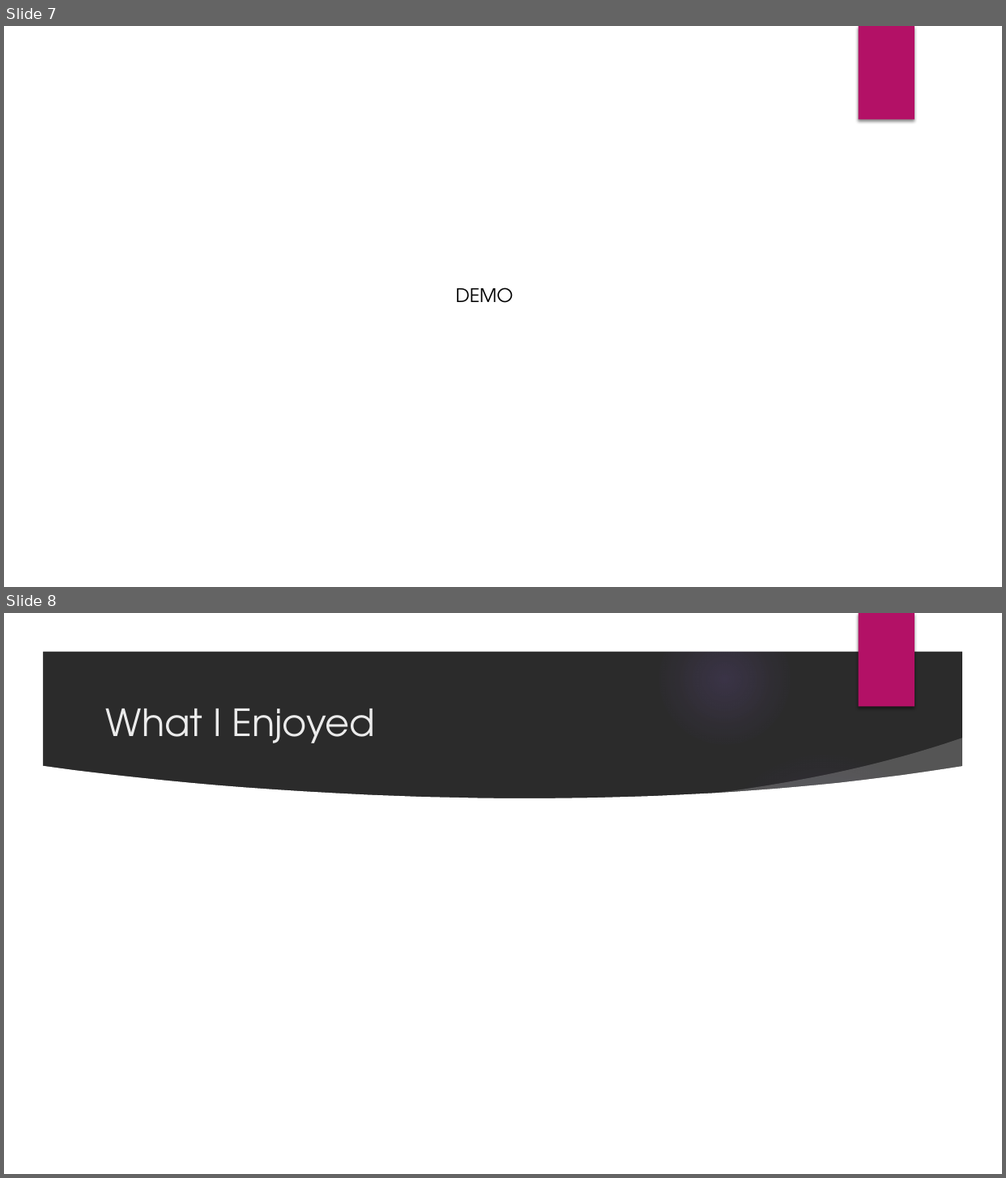
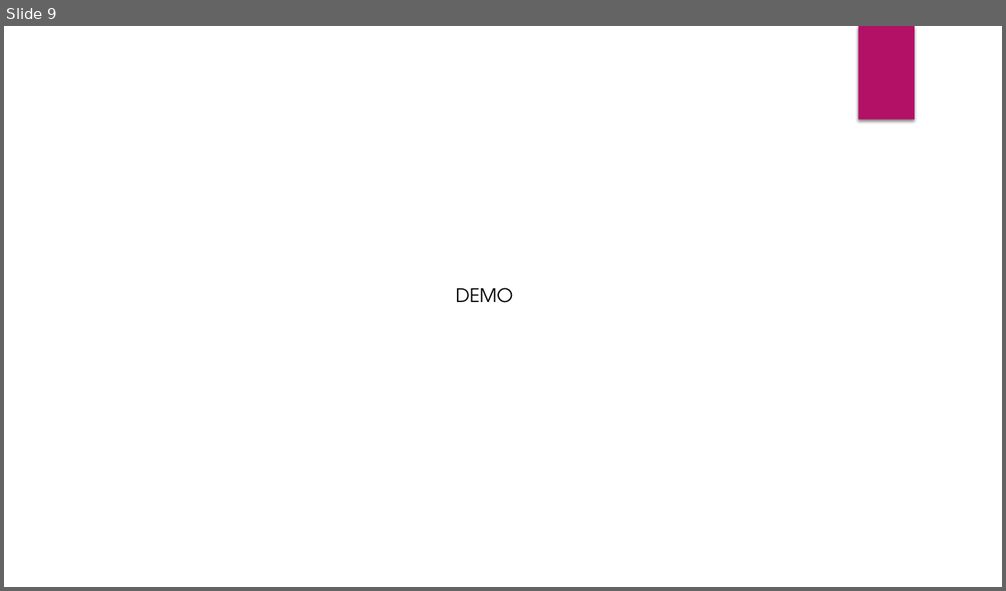
Before and after one commit to angelinalblyth/CodeClan-Gym-Project, a slide deck: Planning/Presenation.pptx. Shown one above the other, each under a label of ours: slides 7 and 8 before the commit, slide 9 after it. The pictures are 1006x1178 and 1006x591 pixels, drawn with LibreOffice and Linux fonts; fonts in the diff are those of the drawing; background and template pictures are left out; a plain dark background stands for a picture behind light text. Boxes give left, top, right and bottom in pixels: in the first picture for what was removed or moved away, otherwise in the second. Text is boxed around its words. In the diff, an @@ line names an element or a change of style, - is before the commit and + after.

```diff
--- a/Planning/Presenation.pptx
+++ b/Planning/Presenation.pptx
@@ slide 8 removed at <box>4,613,1002,1174</box>, background picture (left out); not listed: 1 template element that a slide beside it also shows @@
@@ group removed at <box>4,613,1002,1174</box>: 5 ellipses, 3 freeform shapes @@
@@ title removed at <box>106,709,376,743</box> @@
-What I Enjoyed
@@ what was slide 7 is now slide 9 @@
```
Also in this commit, not shown: 1 slide changed, 3 slides added, 10 other files.
